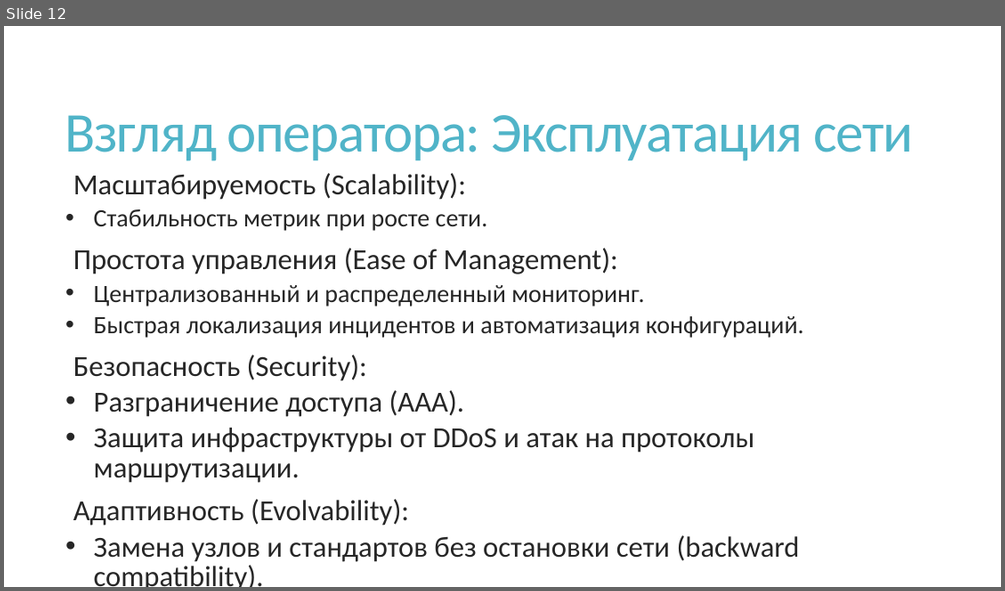
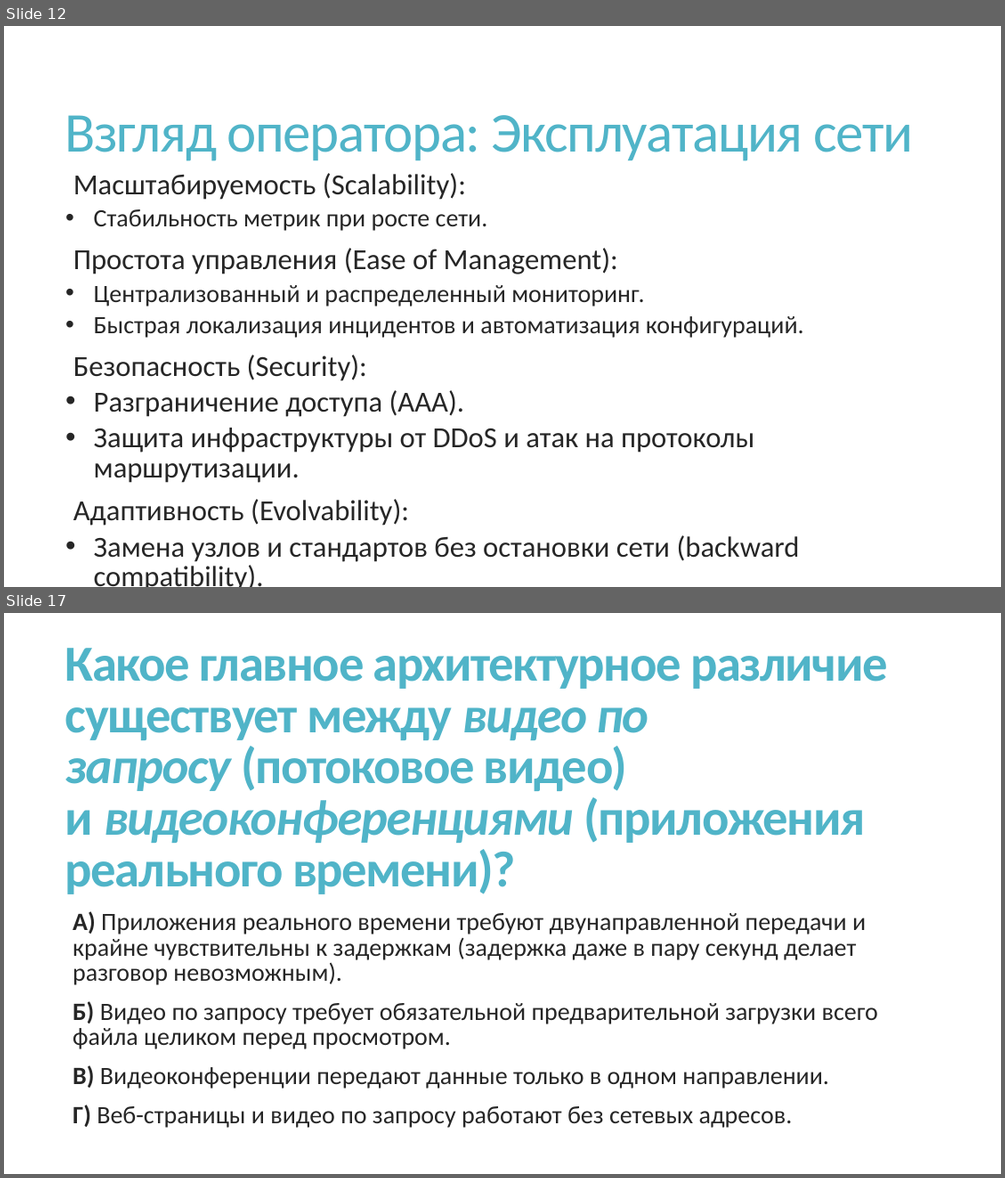
Before and after one commit to nhtgale/itn, a slide deck: 1.1 Introdution/1.1 Intro.pptx. Shown one above the other, each under a label of ours: slide 12 before the commit, slides 12 and 17 after it; the slides between them are not shown. The pictures are 1005x591 and 1005x1178 pixels, drawn with LibreOffice and Linux fonts; fonts in the diff are those of the drawing. Boxes give left, top, right and bottom in pixels: in the first picture for what was removed or moved away, otherwise in the second. Text is boxed around its words. In the diff, an @@ line names an element or a change of style, - is before the commit and + after.

```diff
--- a/1.1 Introdution/1.1 Intro.pptx
+++ b/1.1 Introdution/1.1 Intro.pptx
@@ slide 17 added at (x1=4, y1=613, x2=1001, y2=1174), background #FFFFFF @@
@@ title added at (x1=65, y1=648, x2=888, y2=894), 48.6 pt, text #50B4C8, bold @@
+Какое главное архитектурное различие существует между видео по запросу (потоковое видео) и видеоконференциями (приложения реального времени)?
@@ text added at (x1=73, y1=911, x2=878, y2=1127), 24 pt, text #262626 @@
+  А) Приложения реального времени требуют двунаправленной передачи и крайне чувствительны к задержкам (задержка даже в пару секунд делает разговор невозможным).
+  Б) Видео по запросу требует обязательной предварительной загрузки всего файла целиком перед просмотром.
+  В) Видеоконференции передают данные только в одном направлении.
+  Г) Веб-страницы и видео по запросу работают без сетевых адресов.
```
Also in this commit, not shown: 8 other slides added, 11 other files.
